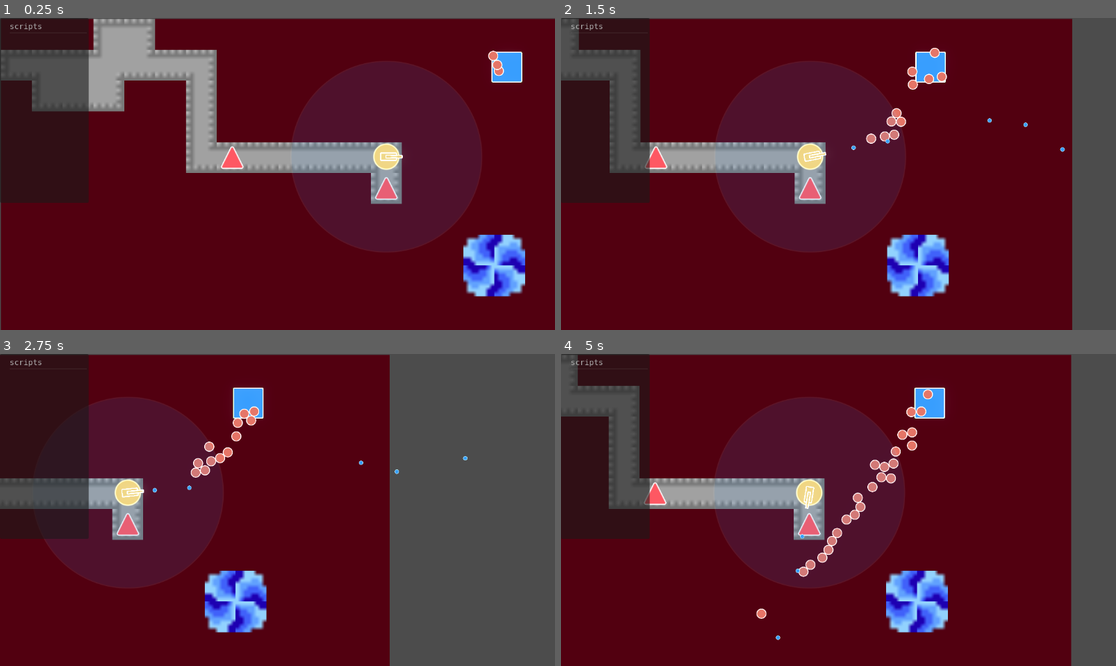
Above: before the commit, frames 1-4 (two rows, left to right).
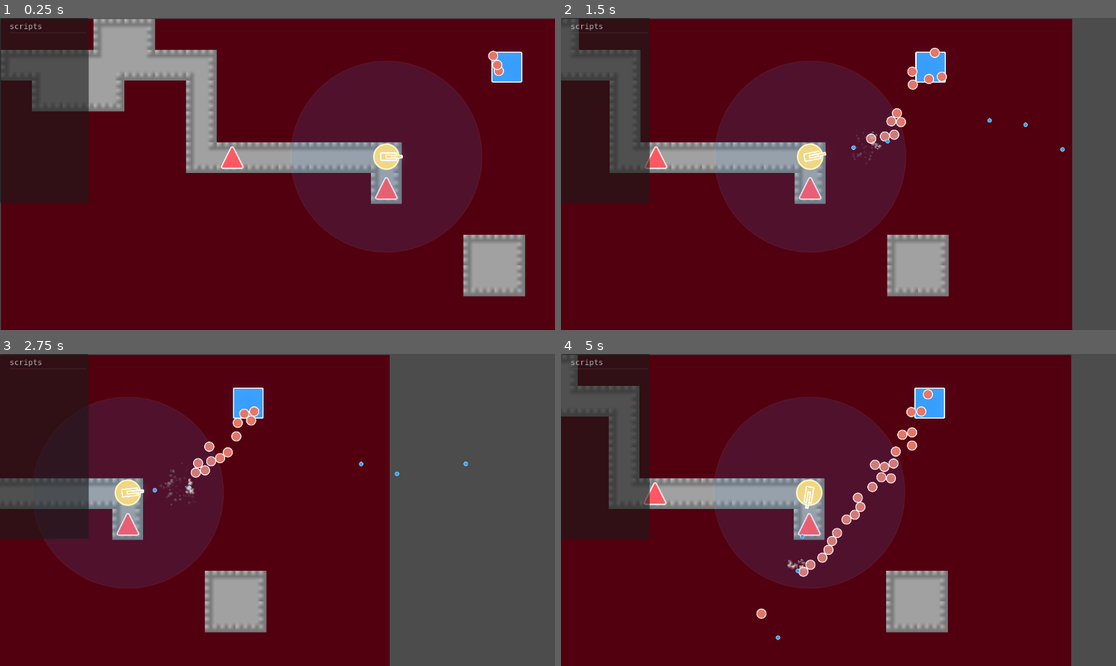
Above: after the commit, the same moments.

Repository: EEEEEEEEthan/BotDefence
Game: Godot game, scene res://Game.tscn
The game is run twice, just before and just after one commit, with the same random seed, the same clock (stepped at 60 frames per second) and the same inputs.
Inputs (mouse positions are in pixels of both pictures, inside the frame that each line leads up to):
- Up to frame 1 (0.25 s): no input
- Up to frame 2 (1.5 s): tap Enter at 0.5 s; move the mouse to (960, 158) at 0.52 s; hold D 0.53-1.25 s; hold Ctrl 0.53-1.25 s; click (960, 158) at 0.67 s; drag from (727, 189) to (999, 152) at 1.27 s
- Up to frame 3 (2.75 s): move the mouse to (333, 441) at 2.02 s; hold D from 2.03 s (still down); hold Ctrl from 2.03 s (still down)
- Up to frame 4 (5 s): release D at 2.75 s; release Ctrl at 2.75 s; drag from (810, 572) to (966, 472) at 2.77 s; move the mouse to (1005, 556) at 3.52 s; hold A 3.53-4.25 s; hold Ctrl 3.53-4.25 s; drag from (672, 463) to (977, 647) at 4.27 s

The runs differ from the first frame. In frame 1, 2.2% of the frame differs, in the area x 83-95%, y 69-90%; in frame 2, 2.3%; in frame 3, 2.4%, in the area x 28-85%, y 32-90%; in frame 4, 2.3%.

Commit message:
子弹命中增加金属飞溅粒子
新增 MetalHitSpark（CPUParticles2D），TowerBullet 在 body_entered 时于命中点生成并沿弹着反方向喷溅。

Co-authored-by: Cursor

Diff:
--- a/Game.tscn
+++ b/Game.tscn
@@ -557,7 +557,7 @@
 [node name="Platform" type="TileMapLayer" parent="NavigationRegion" unique_id=2118065095]
 unique_name_in_owner = true
 scale = Vector2(8, 8)
-tile_map_data = PackedByteArray("AAAGAAEAAAAFAAQAAAAFAAEAAAA …(291 unchanged characters)… QAAAAHAAQAAAABAAQAAAAMAAUAAAAEAAUAAAAPAAcAAQAAAAAAAAAPAAgAAQAAAAAAAGAQAAcAAQAAAAAAAFAQAAgAAQAAAAAAADA=")
+tile_map_data = PackedByteArray("AAAGAAEAAAAFAAQAAAAFAAEAAAA …(291 unchanged characters)… QAAAAHAAQAAAABAAQAAAAMAAUAAAAEAAUAAAAPAAgAAAAAAAUAAAAQAAcAAAAEAAQAAAAQAAgAAAAGAAQAAAAPAAcAAAACAAQAAAA=")
 tile_set = SubResource("TileSet_lvtmh")
 
 [node name="MonsterSpawnPoint" parent="." unique_id=907281187 instance=ExtResource("9_2vekm")]
--- /dev/null
+++ b/Tower/MetalHitSpark.gd
@@ -0,0 +1,56 @@
+extends Node2D
+class_name MetalHitSpark
+
+var _bullet_direction: Vector2 = Vector2.RIGHT
+
+
+func setup(hit_position: Vector2, bullet_direction: Vector2) -> void:
+	global_position = hit_position
+	_bullet_direction = bullet_direction.normalized()
+
+
+func _ready() -> void:
+	var particles := CPUParticles2D.new()
+	add_child(particles)
+
+	var spark_gradient := Gradient.new()
+	spark_gradient.set_color(0, Color(1.0, 0.97, 0.88, 1.0))
+	spark_gradient.set_color(1, Color(0.55, 0.58, 0.65, 0.0))
+	particles.color_ramp = spark_gradient
+
+	var dot_gradient := Gradient.new()
+	dot_gradient.set_color(0, Color(1, 1, 1, 1))
+	dot_gradient.set_color(1, Color(1, 1, 1, 0))
+	var dot_texture := GradientTexture2D.new()
+	dot_texture.gradient = dot_gradient
+	dot_texture.width = 10
+	dot_texture.height = 10
+	dot_texture.fill = GradientTexture2D.FILL_RADIAL
+	particles.texture = dot_texture
+
+	particles.z_index = 5
+	particles.emitting = false
+	particles.one_shot = true
+	particles.explosiveness = 0.92
+	particles.randomness = 0.45
+	particles.amount = 28
+	particles.lifetime = 0.38
+	particles.lifetime_randomness = 0.35
+	particles.emission_shape = CPUParticles2D.EMISSION_SHAPE_SPHERE
+	particles.emission_sphere_radius = 3.0
+	particles.direction = Vector2(1, 0)
+	particles.spread = 70.0
+	particles.initial_velocity_min = 90.0
+	particles.initial_velocity_max = 220.0
+	particles.angular_velocity_min = -420.0
+	particles.angular_velocity_max = 420.0
+	particles.scale_amount_min = 0.35
+	particles.scale_amount_max = 0.95
+	particles.gravity = Vector2(0, 180)
+
+	rotation = (-_bullet_direction).angle()
+
+	particles.emitting = true
+	var wait_seconds: float = particles.lifetime + 0.25
+	await get_tree().create_timer(wait_seconds).timeout
+	queue_free()
--- /dev/null
+++ b/Tower/MetalHitSpark.tscn
@@ -0,0 +1,6 @@
+[gd_scene format=4 uid="uid://c8m3h7k2metal"]
+
+[ext_resource type="Script" path="res://Tower/MetalHitSpark.gd" id="1_spark"]
+
+[node name="MetalHitSpark" type="Node2D"]
+script = ExtResource("1_spark")
--- a/Tower/TowerBullet.gd
+++ b/Tower/TowerBullet.gd
@@ -1,6 +1,8 @@
 extends Area2D
 
 const MOVE_SPEED: float = 720.0
+
+const MetalHitSparkScene := preload("res://Tower/MetalHitSpark.tscn")
 
 
 func _ready() -> void:
@@ -12,6 +14,14 @@
 
 
 func _on_body_entered(body: Node2D) -> void:
+	_spawn_metal_hit_spark()
 	if body.has_method("get_remaining_path_distance"):
 		body.queue_free()
 	queue_free()
+
+
+func _spawn_metal_hit_spark() -> void:
+	var spark: MetalHitSpark = MetalHitSparkScene.instantiate() as MetalHitSpark
+	var bullet_direction: Vector2 = Vector2.RIGHT.rotated(global_rotation)
+	spark.setup(global_position, bullet_direction)
+	get_parent().add_child(spark)
Not shown, added: Tower/MetalHitSpark.gd.uid
